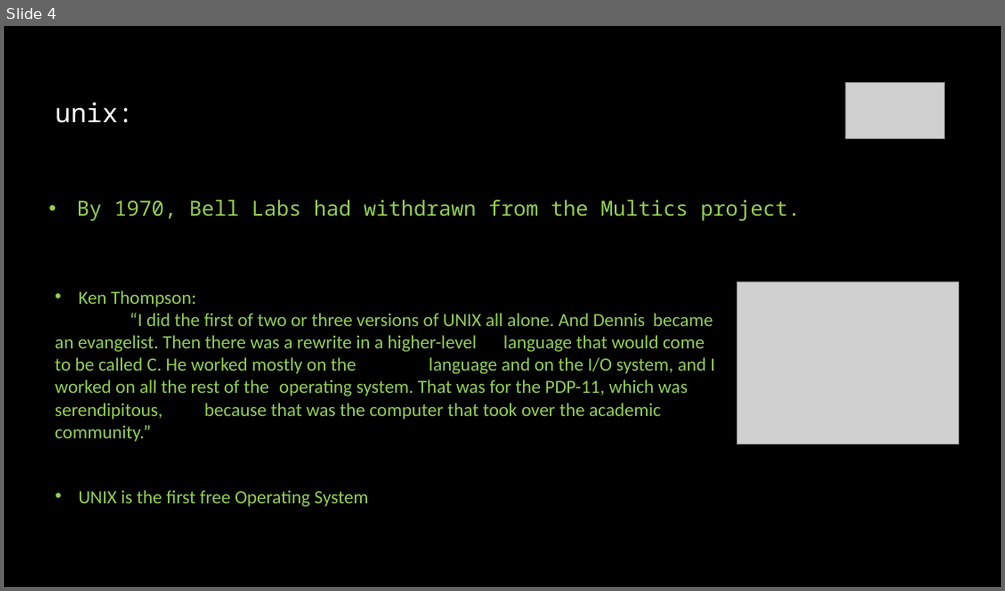
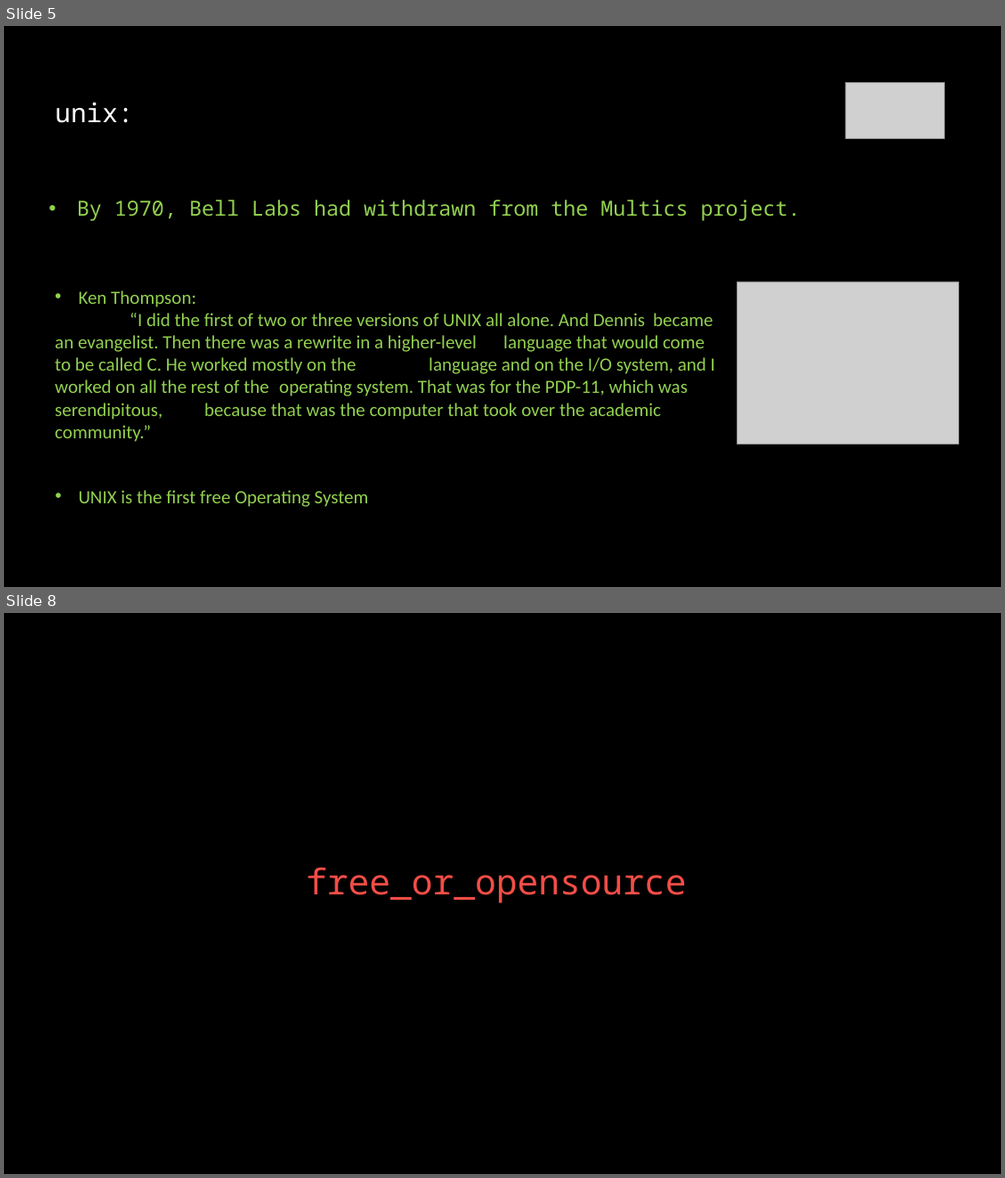
Before and after one commit to linuxfestival/introduction-to-linux-resources, a slide deck: amirkabir_linux_festival.pptx. Shown one above the other, each under a label of ours: slide 4 before the commit, slides 5 and 8 after it; the slides between them are not shown. The pictures are 1005x591 and 1005x1178 pixels, drawn with LibreOffice and Linux fonts; fonts in the diff are those of the drawing; grey boxes stand for pictures. Boxes give left, top, right and bottom in pixels: in the first picture for what was removed or moved away, otherwise in the second. Text is boxed around its words. In the diff, an @@ line names an element or a change of style, - is before the commit and + after.

```diff
--- a/amirkabir_linux_festival.pptx
+++ b/amirkabir_linux_festival.pptx
@@ slide 8 added at bbox=[4, 613, 1001, 1174], background #000000 @@
@@ title added at bbox=[306, 867, 687, 903], 34 pt, text #F34D47 @@
+free_or_opensource
@@ what was slide 4 is now slide 5 @@
```
Also in this commit, not shown: 2 slides changed, 5 other slides added.
